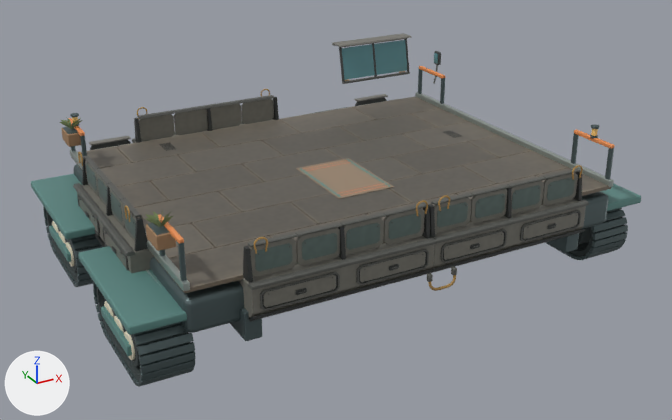
Two versions of the FBX model Assets/Game/NomadWorkshop/ArtFirstPass/Models/NW5_Vehicle.fbx, one commit apart.
Before and after are seen from a 50 mm camera at (-10.33, -19.08, 8.38) aimed at (-0.11, -0.5, -0.92). Every picture has the same lights, and +X, +Y and +Z are marked at lower left. The older version comes first. Where no turn or scale is listed for an object, it has been applied to the vertices.

The older version as bpy lines, for what is in view:
```python
me_bent_bulwark_cap_mesh = bpy.data.meshes.new('Bent bulwark cap_Mesh')
me_bent_bulwark_cap_mesh.from_pydata(...)  # 6938 vertices, 6895 faces; spans x -2.12..2.12, y -0.09..0.7, z -0.84..0.96
me_bent_bulwark_cap_mesh.materials.append(mat_nw5_shellatlas)
me_clipped_lamp_pocket_mesh = bpy.data.meshes.new('Clipped lamp pocket_Mesh')
me_clipped_lamp_pocket_mesh.from_pydata(...)  # 4616 vertices, 4481 faces; spans x -5.12..5.78, y -4.99..5.06, z -1.1..1.87
me_clipped_lamp_pocket_mesh.materials.append(mat_nw5_cockpitatlas)
me_drain_bridge_mesh = bpy.data.meshes.new('Drain bridge_Mesh')
me_drain_bridge_mesh.from_pydata(...)  # 8232 vertices, 7398 faces; spans x -5.99..4.79, y -0.46..7.92, z -0.1..0.0
me_drain_bridge_mesh.materials.append(mat_nw5_deckatlas)
ob_nw5_cockpitshell_mesh = bpy.data.objects.new('NW5_CockpitShell_Mesh', me_clipped_lamp_pocket_mesh)
ob_nw5_cockpitshell_mesh.location = (0.0, 0.0, 0.0)
ob_nw5_decksurface_mesh = bpy.data.objects.new('NW5_DeckSurface_Mesh', me_drain_bridge_mesh)
ob_nw5_decksurface_mesh.location = (0.6, -3.73, 0.0)
ob_nw5_shellpanel_0 = bpy.data.objects.new('NW5_ShellPanel_0', me_bent_bulwark_cap_mesh)
ob_nw5_shellpanel_0.parent = ob_nw5_shellmount_0
ob_nw5_shellpanel_0.location = (0.0, 0.0, 0.0)
# also in view: 'NW5_Vehicle_NW1_Teal' at (0.0, 0.0, -0.36); 'NW5_Vehicle_NW1_Wood' at (-5.48, 0.0, 0.76); 'NW5_ShellPanel_2' at (-5.49, 0.0, -0.04); 'NW5_ShellPanel_1' at (2.1, -4.29, -0.04); 'NW5_Vehicle_NW1_RugCanvas' at (0.0, -0.7, 0.0)
```
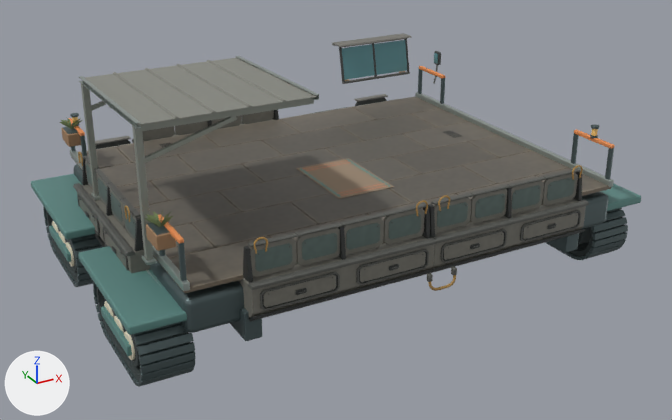
What differs and where, as boxes (x1, y1, x2, y2) in the pictures (672 x 420 px):
'NW5_CanopyRoof_NW5_CanopySheet', added: after (84, 57, 317, 125)
'NW5_CanopyFrame_NW5_CanopyFrame', added: after (81, 82, 314, 260)
'NW5_CanopyFrame_NW1_Steel', added: after (79, 56, 319, 265)
'NW5_ShellPanel_3', unchanged, covered by the edit: before (132, 89, 279, 143); after (132, 110, 279, 143)

What changed in the scene script:
```text
Add mat_nw5_canopysheet:
    mat_nw5_canopysheet = principled_material('NW5_CanopySheet')
    mat_nw5_canopysheet.base_color = (0.36, 0.365, 0.325)  # grey #a2a39a
    mat_nw5_canopysheet.metallic = 0.67
    mat_nw5_canopysheet.roughness = 0.6
Add mat_nw5_canopyframe:
    mat_nw5_canopyframe = principled_material('NW5_CanopyFrame')
    mat_nw5_canopyframe.base_color = (0.32, 0.345, 0.305)  # grey #999f96
    mat_nw5_canopyframe.metallic = 0.55
    mat_nw5_canopyframe.roughness = 0.62
Add me_standing_seam_roof_strip_mesh:
    me_standing_seam_roof_strip_mesh.from_pydata(...)  # 1280 vertices, 1280 faces; spans x -5.59..-1.83, y -2.83..1.29, z 2.73..2.9
    me_standing_seam_roof_strip_mesh.materials.append(mat_nw5_canopysheet)  # grey #a2a39a
Add me_canopy_diagonal_mesh:
    me_canopy_diagonal_mesh.from_pydata(...)  # 1888 vertices, 1908 faces; spans x -5.63..-1.84, y -2.73..1.18, z -0.08..2.83
    me_canopy_diagonal_mesh.materials.append(mat_nw5_canopyframe)  # grey #999f96
Add me_mast_mounting_shoe_mesh:
    me_mast_mounting_shoe_mesh.from_pydata(...)  # 496 vertices, 496 faces; spans x -0.1..3.77, y -0.18..3.94, z -0.04..2.93
    me_mast_mounting_shoe_mesh.materials.append(mat_nw1_steel)  # grey #afbab5
Add ob_nw5_canopyroof_nw5_canopysheet:
    ob_nw5_canopyroof_nw5_canopysheet = bpy.data.objects.new('NW5_CanopyRoof_NW5_CanopySheet', me_standing_seam_roof_strip_mesh)
    ob_nw5_canopyroof_nw5_canopysheet.location = (0.0, 0.0, 0.0)
Add ob_nw5_canopyframe_nw5_canopyframe:
    ob_nw5_canopyframe_nw5_canopyframe = bpy.data.objects.new('NW5_CanopyFrame_NW5_CanopyFrame', me_canopy_diagonal_mesh)
    ob_nw5_canopyframe_nw5_canopyframe.location = (0.0, 0.0, 0.0)
Add ob_nw5_canopyframe_nw1_steel:
    ob_nw5_canopyframe_nw1_steel = bpy.data.objects.new('NW5_CanopyFrame_NW1_Steel', me_mast_mounting_shoe_mesh)
    ob_nw5_canopyframe_nw1_steel.location = (-5.56, -2.65, -0.02)
```
